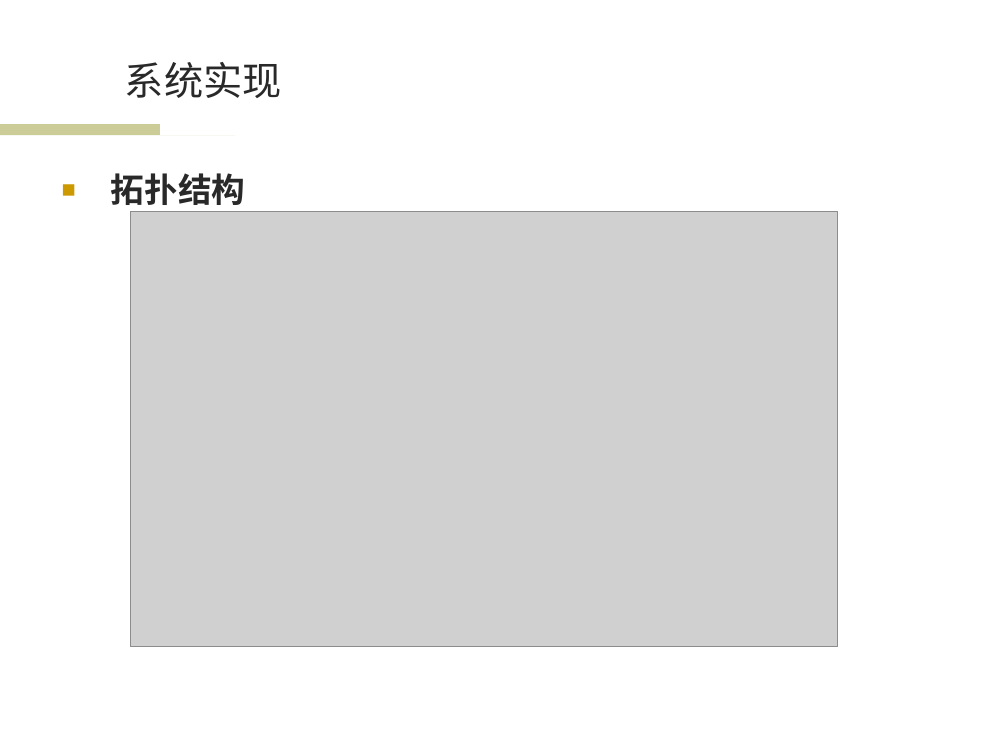
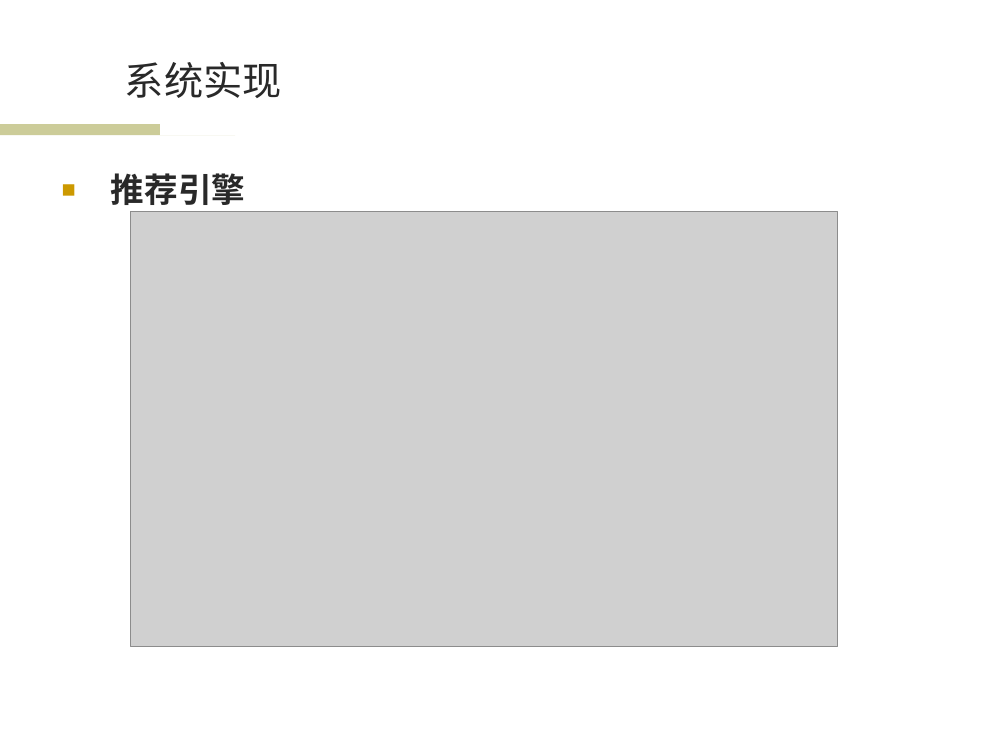
Before and after one commit to wwssttt/NJUThesis, a slide deck: slide 21 of ppt/一种基于时间序列分析的个性化音乐推荐系统及其实现.ppt. Drawn at 1008x756 pixels with LibreOffice and Linux fonts; fonts in the diff are those of the drawing; grey boxes stand for pictures; background and template pictures are left out. Boxes give left, top, right and bottom in pixels: in the first picture for what was removed or moved away, otherwise in the second. Text is boxed around its words. In the diff, an @@ line names an element or a change of style, - is before the commit and + after.

```diff
--- a/ppt/一种基于时间序列分析的个性化音乐推荐系统及其实现.ppt
+++ b/ppt/一种基于时间序列分析的个性化音乐推荐系统及其实现.ppt
@@ text at [111, 173, 245, 205]: text changed @@
-■ 拓扑结构
+■ 推荐引擎
```
Also in this commit, not shown: 5 other slides changed.
